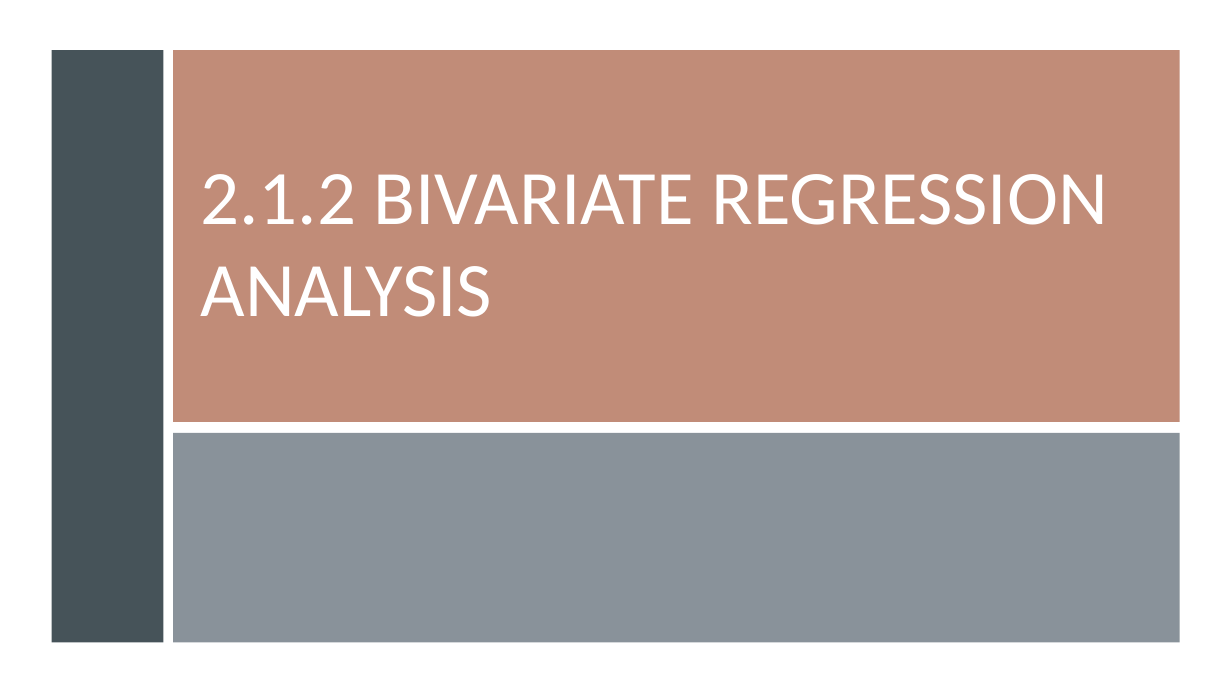
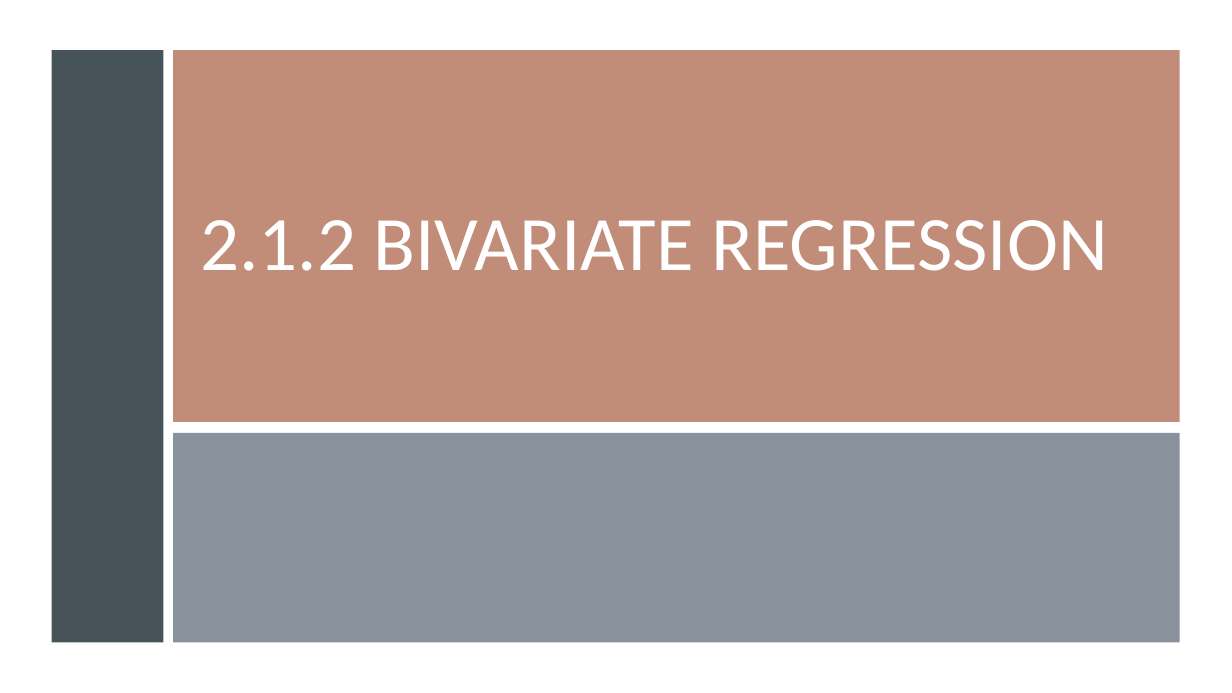
Before and after one commit to gisynw/geog-247, a slide deck: slide 6 of docs/Lectures/Week04/Week04_BivariateRegression.pptx (slide 5 before the commit). Drawn at 1232x693 pixels with LibreOffice and Linux fonts; fonts in the diff are those of the drawing. Boxes give left, top, right and bottom in pixels: in the first picture for what was removed or moved away, otherwise in the second. Text is boxed around its words. In the diff, an @@ line names an element or a change of style, - is before the commit and + after.

```diff
--- a/docs/Lectures/Week04/Week04_BivariateRegression.pptx
+++ b/docs/Lectures/Week04/Week04_BivariateRegression.pptx
@@ title at bbox=[201, 220, 1107, 271]: text changed @@
-2.1.2 BIVARIATE REGRESSION ANALYSIS
+2.1.2 BIVARIATE REGRESSION
```
Also in this commit, not shown: 2 other slides changed, 1 slide added, 1 other file.
